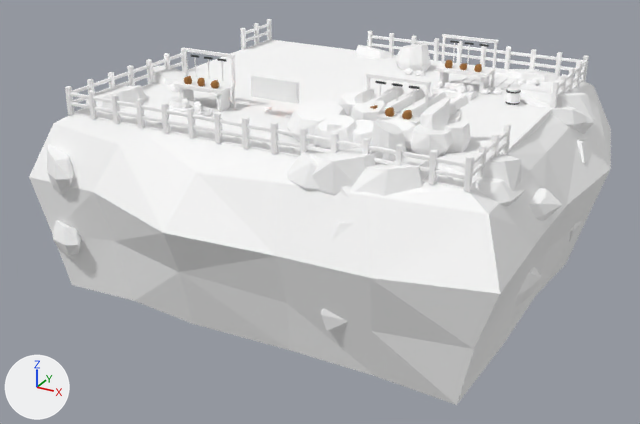
Two versions of the glTF model assets/models/mine_reference/collapse.glb, one commit apart.
Both versions are drawn from a camera (50 mm lens) standing at (22.2, -74.1, 12.7) and looking at (1.7, -36.8, -5.9). Arrows for +X, +Y and +Z are at lower left; the lights stay in place. The first picture is the older version. Where no turn or scale is listed for an object, it has been applied to the vertices. Vertices at exactly the same position are counted once.

Names of what the first picture shows: 'collapse_Mine_Earth', 'collapse_Mine_Rock', 'collapse_Mine_Wood', 'collapse_Mine_WoodLight' and 3 more.
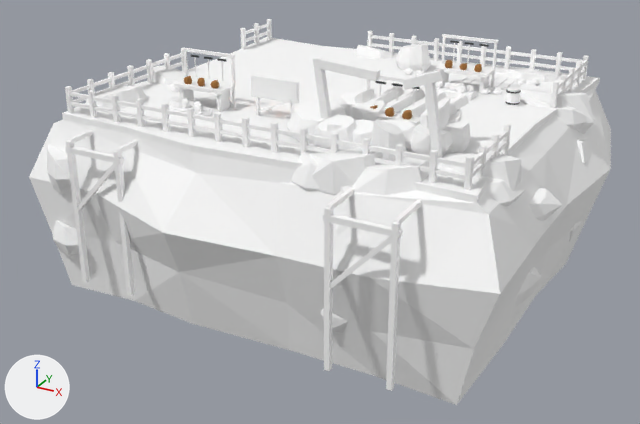
Edits to the bpy script that builds the scene:
```text
Change me_earth_collapse_001:
    remove me_earth_collapse_001.from_pydata(...)  # 8 vertices, 12 faces; spans x -10.0..10.0, y -9.0..9.0, z -0.2..0.2
    add me_earth_collapse_001.from_pydata(...)  # 38 vertices, 72 faces; spans x -8.9..12.7, y -45.1..-25.2, z -0.3..0.0
    me_earth_collapse_001 part 1: 38 vertices added at x -8.9..12.7, y -45.1..-25.2, z -0.3..0.0
    other edits to the shape of me_earth_collapse_001 do not show in these pictures
Change me_collapsedrock_015:
    where me_collapsedrock_015.from_pydata(...)  # 2780 vertices, 5108 faces; spans x -19.8..5.5, y -7.3..16.8, z -9.6..1.6
    me_collapsedrock_015 part 2: 19 of 2780 vertices moved; they spanned x -17.2..2.8, y -4.3..13.7, z -1.0..-0.7 and now span x -18.1..3.5, y -5.4..14.5, z -0.9; mean shift (0.0, 0.0, -0.2); largest move (-9.2, -4.3, -0.7) -> (-9.4, -5.4, -0.9)
Change me_ledgefence_post_1210:
    remove me_ledgefence_post_1210.from_pydata(...)  # 1200 vertices, 2160 faces; spans x -7.3..13.0, y -18.1..0.1, z -0.8..2.0
    add me_ledgefence_post_1210.from_pydata(...)  # 1336 vertices, 2364 faces; spans x -7.3..13.0, y -21.1..0.1, z -8.4..3.3
    me_ledgefence_post_1210 part 3: a new loose piece, a box spanning x -5.66..-5.42, y -20.03..-19.77, z -8.4..-1.2, in mat_mine_wood (white #ffffff)
    me_ledgefence_post_1210 part 4: a new loose piece, a box spanning x -2.86..-2.62, y -20.03..-19.77, z -8.4..-1.2, in mat_mine_wood (white #ffffff)
    me_ledgefence_post_1210 part 5: the loose piece of 8 vertices spanning x -3.6..-3.5, y -13.6..-13.5, z -0.6..2.0 is copied, and the copy is multiplied about its middle by the matrix ((0.0, -1.115, 1.077), (1.55, 0.0, 0.0), (0.0, 1.077, 1.115)), then moved by (-0.6, -6.3, -3.8); it spans x -5.6..-2.7, y -20.0..-19.8, z -4.7..-1.6
    me_ledgefence_post_1210 part 6: a new loose piece, a box spanning x -5.63..-5.45, y -19.9..-17.8, z -1.3..-1.1, in mat_mine_wood (white #ffffff)
    me_ledgefence_post_1210 part 7: a new loose piece, a box spanning x -2.83..-2.65, y -19.9..-17.8, z -1.3..-1.1, in mat_mine_wood (white #ffffff)
    me_ledgefence_post_1210 part 8: a new loose piece, a box spanning x 8.34..8.58, y -21.08..-20.82, z -8.4..-1.2, in mat_mine_wood (white #ffffff)
    me_ledgefence_post_1210 part 9: a new loose piece, a box spanning x 11.14..11.38, y -21.08..-20.82, z -8.4..-1.2, in mat_mine_wood (white #ffffff)
    me_ledgefence_post_1210 part 10: the loose piece of 8 vertices spanning x 9.2..9.3, y -13.6..-13.5, z -0.6..2.0 is copied, and the copy is multiplied about its middle by the matrix ((0.0, -1.115, 1.077), (1.55, 0.0, 0.0), (0.0, 1.077, 1.115)), then moved by (0.6, -7.4, -3.8); it spans x 8.4..11.3, y -21.0..-20.9, z -4.7..-1.6
    me_ledgefence_post_1210 part 11: a new loose piece, a box spanning x 8.37..8.55, y -20.95..-17.8, z -1.3..-1.1, in mat_mine_wood (white #ffffff)
    me_ledgefence_post_1210 part 12: a new loose piece, a box spanning x 11.17..11.35, y -20.95..-17.8, z -1.3..-1.1, in mat_mine_wood (white #ffffff)
    me_ledgefence_post_1210 part 13: a new loose piece, a box spanning x 0.84..0.98, y -14.07..-13.93, z -0.6..0.84, in mat_mine_wood (white #ffffff)
    me_ledgefence_post_1210 part 14: a new loose piece, a box spanning x 2.74..2.88, y -14.07..-13.93, z -0.6..0.84, in mat_mine_wood (white #ffffff)
    me_ledgefence_post_1210 part 15: 32 vertices added at x 5.1..11.0, y -16.2..-15.8, z -0.6..3.3
    other edits to the shape of me_ledgefence_post_1210 do not show in these pictures
Change me_ledgefence_rail_1210:
    remove me_ledgefence_rail_1210.from_pydata(...)  # 2158 vertices, 3920 faces; spans x -7.9..12.2, y -18.1..0.1, z -0.5..2.2
    add me_ledgefence_rail_1210.from_pydata(...)  # 958 vertices, 1512 faces; spans x -7.9..12.2, y -21.1..0.1, z -1.6..2.2
    me_ledgefence_rail_1210 part 16: a new loose piece, a box spanning x -7.86..-6.43, y -18.08..-17.92, z -0.08..0.08, in mat_mine_woodlight (white #ffffff)
    me_ledgefence_rail_1210 part 17: a new loose piece, a box spanning x -6.46..-3.26, y -20.02..-19.78, z -1.59..-1.33, in mat_mine_woodlight (white #ffffff)
    me_ledgefence_rail_1210 part 18: a new loose piece, a box spanning x 7.54..10.74, y -21.07..-20.83, z -1.59..-1.33, in mat_mine_woodlight (white #ffffff)
    me_ledgefence_rail_1210 part 19: 3 vertices moved within x -7.9, y -18.0, z -0.1..0.4; 840 vertices removed from x -7.9..12.2, y -18.1..-9.0, z -0.1..0.6; 88 vertices added at x -6.4..12.1, y -18.1..-17.9, z -0.1..0.6
    other edits to the shape of me_ledgefence_rail_1210 do not show in these pictures
Change ob_collapse_mine_earth:
    ob_collapse_mine_earth.location: (2.0, -35.0, -0.24) -> (0.0, 0.0, 0.0)
```

What differs and where, as boxes (x1, y1, x2, y2) in the pictures (640 x 424 px; the box of a moved part takes in the faces that stretch with it):
'collapse_Mine_Earth', reshaped, moved (10% taller): before (73, 39, 583, 190); after (62, 37, 600, 203)
'collapse_Mine_Wood', reshaped (114% taller): before (65, 19, 589, 192); after (65, 19, 589, 391)
'collapse_Mine_WoodLight', reshaped (38% taller): before (70, 24, 586, 179); after (65, 24, 586, 238)
part 1 of me_earth_collapse_001, added: after (62, 37, 600, 203)
part 2 of me_collapsedrock_015, moved or reshaped: before (54, 81, 594, 214); after (54, 84, 598, 214)
part 3 of me_ledgefence_post_1210, added: after (66, 141, 90, 282)
part 4 of me_ledgefence_post_1210, added: after (113, 151, 135, 296)
part 5 of me_ledgefence_post_1210, added: after (78, 163, 115, 211)
part 6 of me_ledgefence_post_1210, added: after (68, 130, 93, 142)
part 7 of me_ledgefence_post_1210, added: after (116, 140, 137, 152)
part 8 of me_ledgefence_post_1210, added: after (324, 207, 333, 371)
part 9 of me_ledgefence_post_1210, added: after (386, 222, 401, 391)
part 10 of me_ledgefence_post_1210, added: after (330, 236, 392, 289)
part 11 of me_ledgefence_post_1210, added: after (327, 187, 355, 209)
part 12 of me_ledgefence_post_1210, added: after (394, 200, 422, 223)
part 13 of me_ledgefence_post_1210, added: after (256, 97, 260, 116)
part 14 of me_ledgefence_post_1210, added (mostly hidden): after (290, 103, 295, 116)
part 15 of me_ledgefence_post_1210, added: after (313, 57, 446, 165)
part 16 of me_ledgefence_rail_1210, added: after (71, 102, 90, 109)
part 17 of me_ledgefence_rail_1210, added: after (65, 147, 124, 164)
part 18 of me_ledgefence_rail_1210, added: after (323, 214, 403, 238)
part 19 of me_ledgefence_rail_1210, built on: before (70, 53, 508, 179); after (73, 96, 466, 167)
